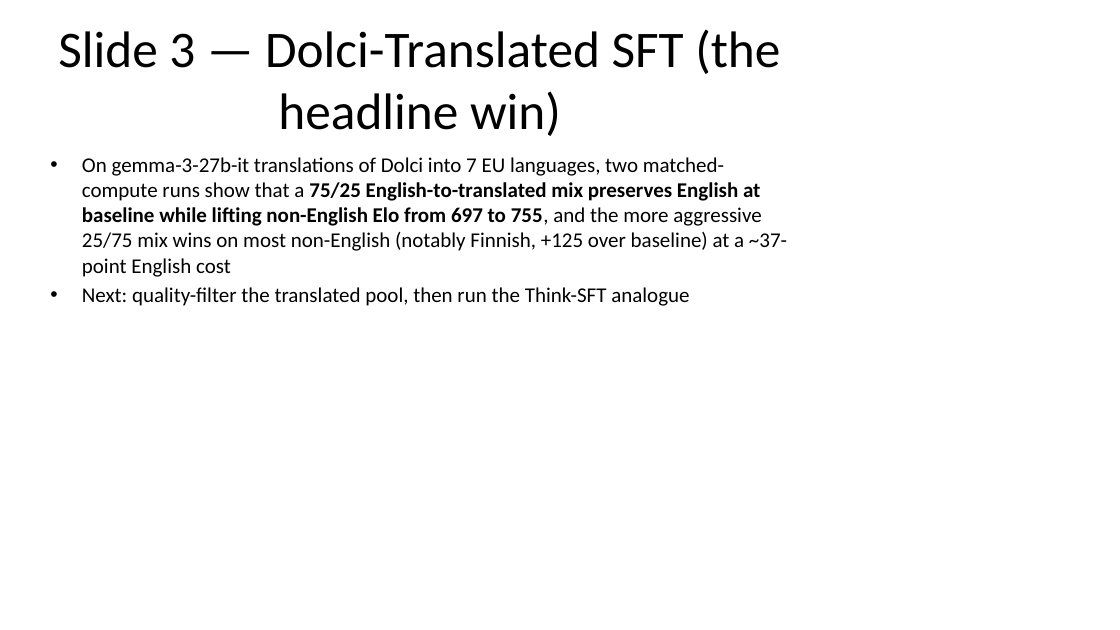
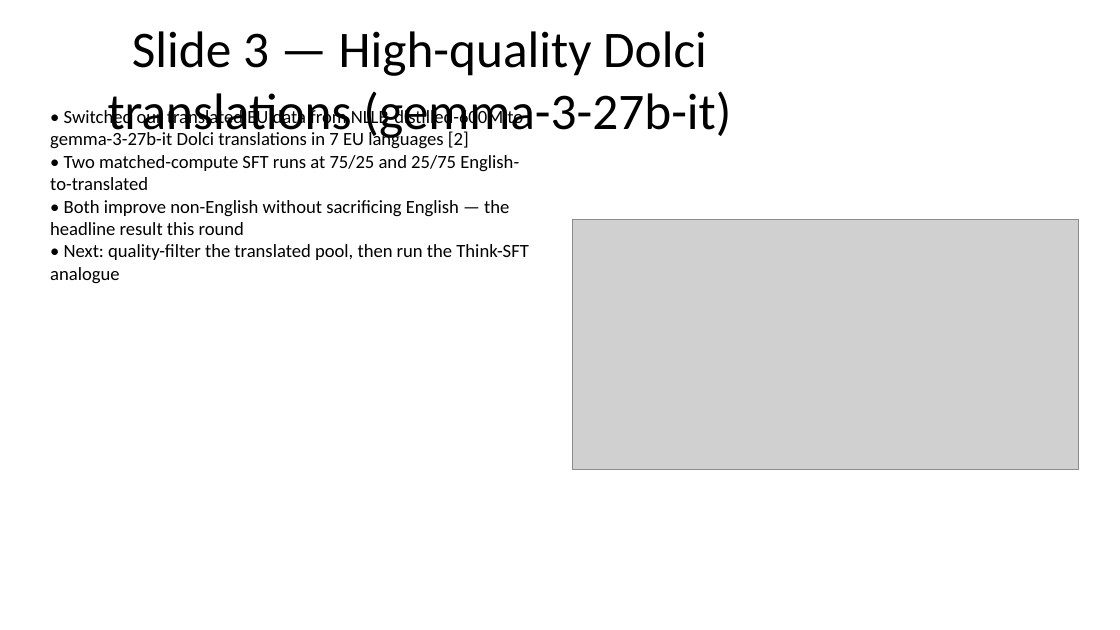
Before and after one commit to ferreirafabio/open-instruct, a slide deck: slide 4 of oellm/meetings/llms4eu_wp4/2026-04-28.pptx. Drawn at 1120x630 pixels with LibreOffice and Linux fonts; fonts in the diff are those of the drawing; grey boxes stand for pictures. Boxes give left, top, right and bottom in pixels: in the first picture for what was removed or moved away, otherwise in the second. Text is boxed around its words. In the diff, an @@ line names an element or a change of style, - is before the commit and + after.

```diff
--- a/oellm/meetings/llms4eu_wp4/2026-04-28.pptx
+++ b/oellm/meetings/llms4eu_wp4/2026-04-28.pptx
@@ title at [108, 31, 731, 141]: text changed @@
-Slide 3 — Dolci-Translated SFT (the headline win)
+Slide 3 — High-quality Dolci translations (gemma-3-27b-it)
@@ text at [50, 108, 528, 283]: text changed; size 18 to 16 pt @@
-• On gemma-3-27b-it translations of Dolci into 7 EU languages, two matched-compute runs show that a 75/25 English-to-translated mix preserves English at baseline while lifting non-English Elo from 697 to 755, and the more aggressive 25/75 mix wins on most non-English (notably Finnish, +125 over baseline) at a ~37-point English cost
-• Next: quality-filter the translated pool, then run the Think-SFT analogue
+• Switched our translated EU data from NLLB-distilled-600M to gemma-3-27b-it Dolci translations in 7 EU languages [2]
+• Two matched-compute SFT runs at 75/25 and 25/75 English-to-translated
+• Both improve non-English without sacrificing English — the headline result this round
+• Next: quality-filter the translated pool, then run the Think-SFT analogue
@@ picture added at [573, 219, 1079, 470] @@
```
Also in this commit, not shown: 6 other slides changed, 1 slide added, 2 other files.
